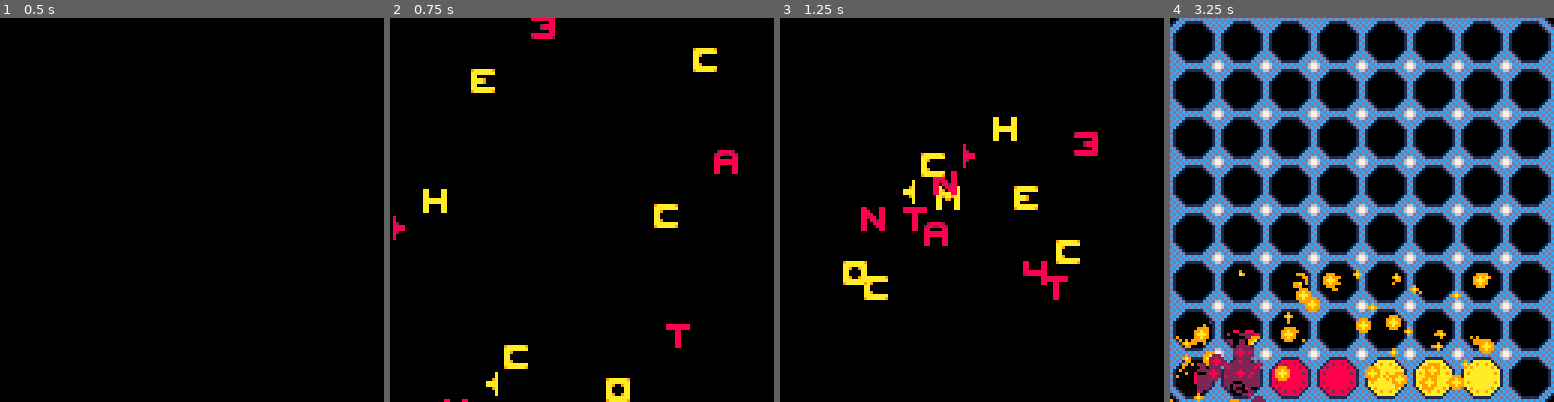
Above: before the commit, frames 1-4 (left to right).
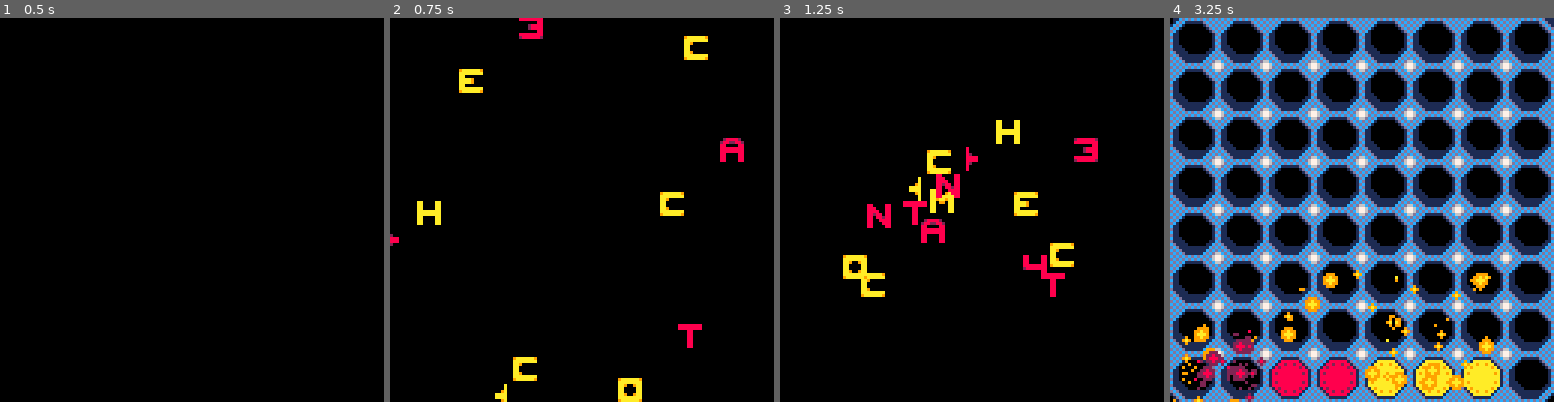
Above: after the commit, the same moments.

Repository: seleb/LDJAM41
Game: PICO-8 cartridge match3connect4.p8
The game is run twice, just before and just after one commit, with the same random seed, the same clock (stepped at 60 frames per second) and the same inputs.
Inputs:
- Up to frame 1 (0.5 s): tap X (X key) at 0.33 s
- Up to frame 2 (0.75 s): tap O (Z key) at 0.7 s
- Up to frame 3 (1.25 s): tap X (X key) at 1.07 s
- Up to frame 4 (3.25 s): hold Right 1.6-2.1 s; tap O (Z key) every 0.4 s from 1.7 to 2.9 s; tap X (X key) at 1.85, 2.97 s; hold Up 2.15-2.42 s; hold Right 2.47-3.03 s; hold Left from 3.08 s (still down)

Frame 1 is identical in both runs. In frame 2, 4.0% of the frame differs, in the area x 0-93%, y 0-100%; in frame 3, 4.1%; in frame 4, 12%, in the area x 0-100%, y 0-100%.

Commit message:
3d-ish map

Diff:
--- a/match3connect4.p8
+++ b/match3connect4.p8
@@ -78,6 +78,11 @@
  for i=0,500 do
   circ(i%128,rnd(128),2,0)
  end
+
+ pal(12,1)
+ pal(13,1)
+ map(0,0,1,-2)
+ pal()
 
  modes[mode].d()
  draw_parts()
